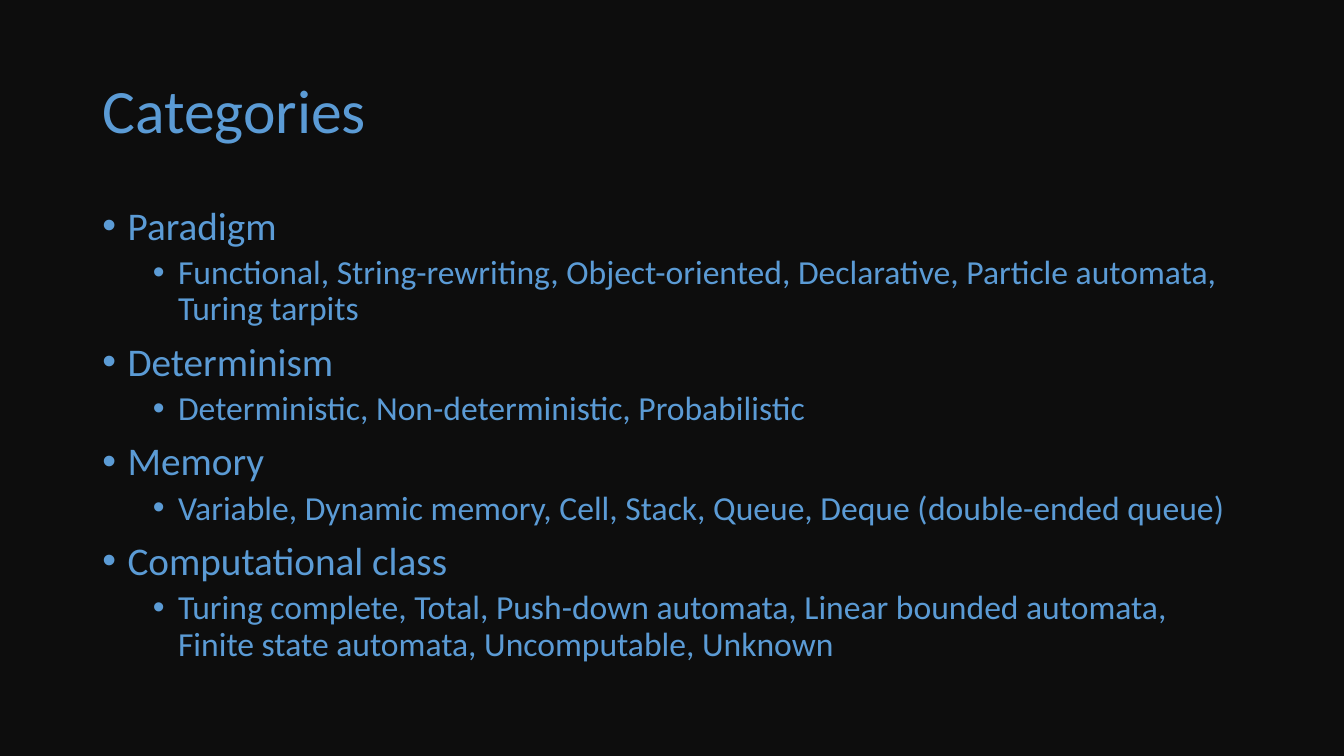
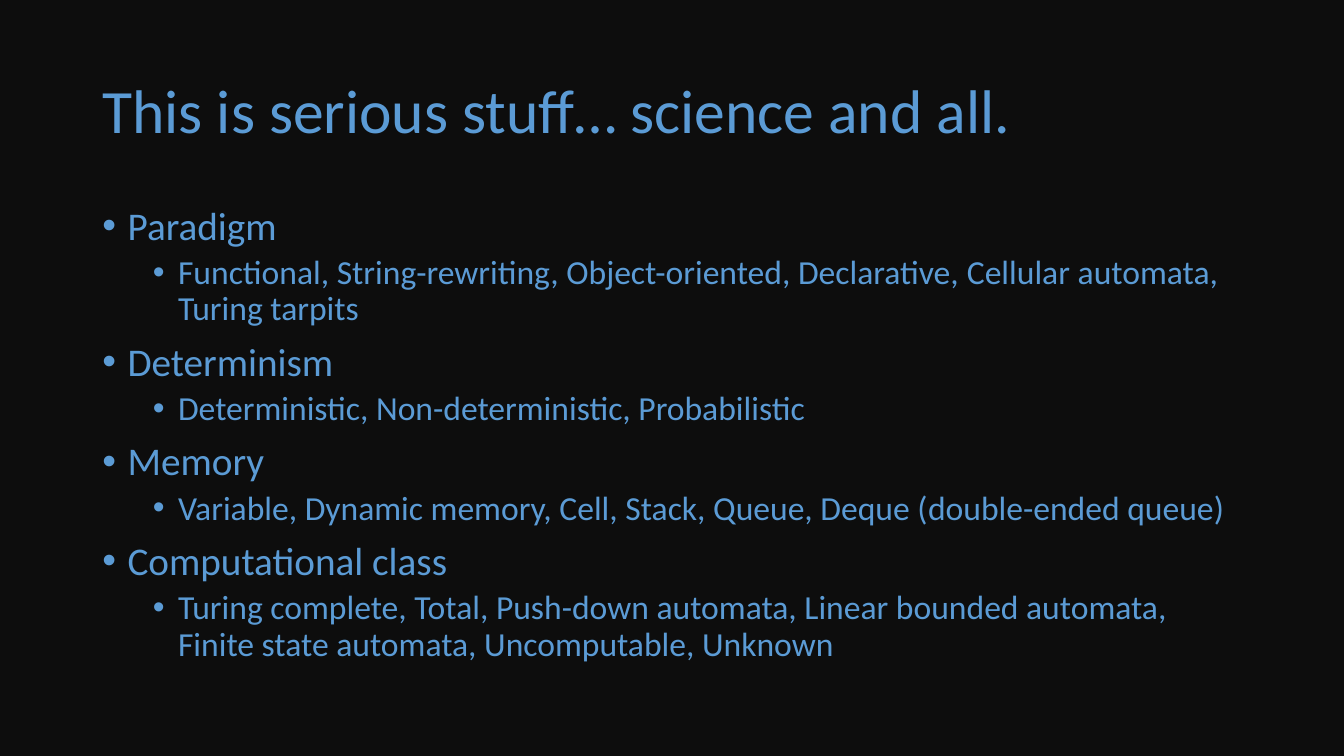
Before and after one commit to droppedcode/knowledge-bits, a slide deck: slide 40 of esolang/esolang.pptx (slide 35 before the commit). Drawn at 1344x756 pixels with LibreOffice and Linux fonts; fonts in the diff are those of the drawing. Boxes give left, top, right and bottom in pixels: in the first picture for what was removed or moved away, otherwise in the second. Text is boxed around its words. In the diff, an @@ line names an element or a change of style, - is before the commit and + after.

```diff
--- a/esolang/esolang.pptx
+++ b/esolang/esolang.pptx
@@ title at bbox=[102, 90, 1010, 134]: text changed @@
-Categories
+This is serious stuff… science and all.
@@ text at bbox=[178, 260, 1218, 326]: text changed @@
-  • Functional, String-rewriting, Object-oriented, Declarative, Particle automata, Turing tarpits
+  • Functional, String-rewriting, Object-oriented, Declarative, Cellular automata, Turing tarpits
```
Also in this commit, not shown: 2 other slides changed, 6 slides added, 1 slide removed.
